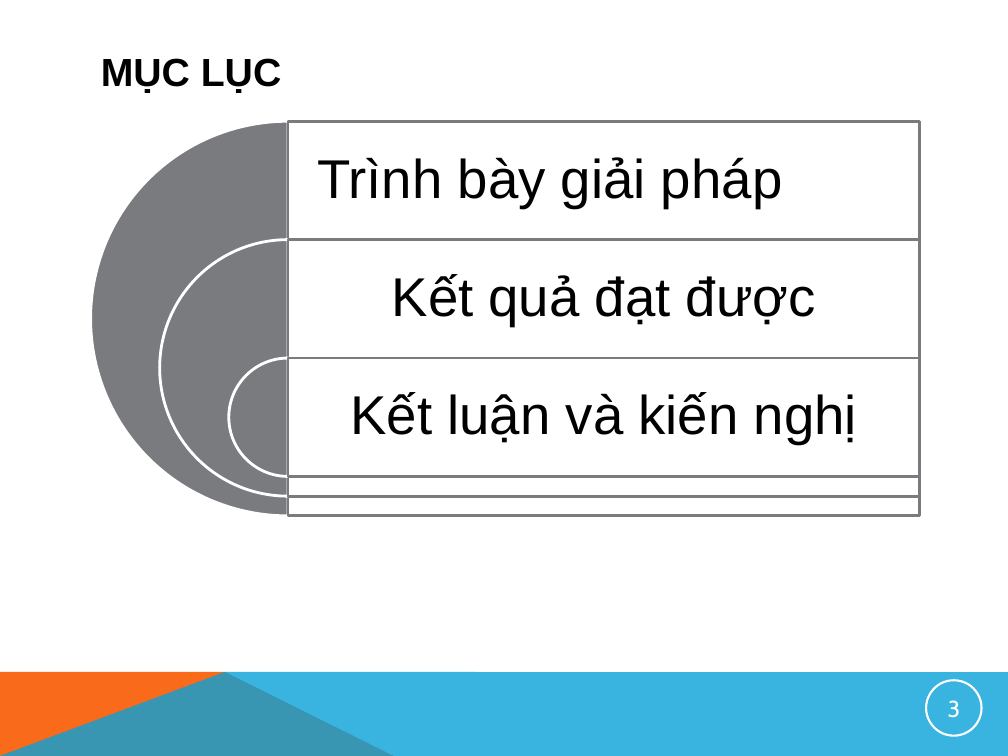
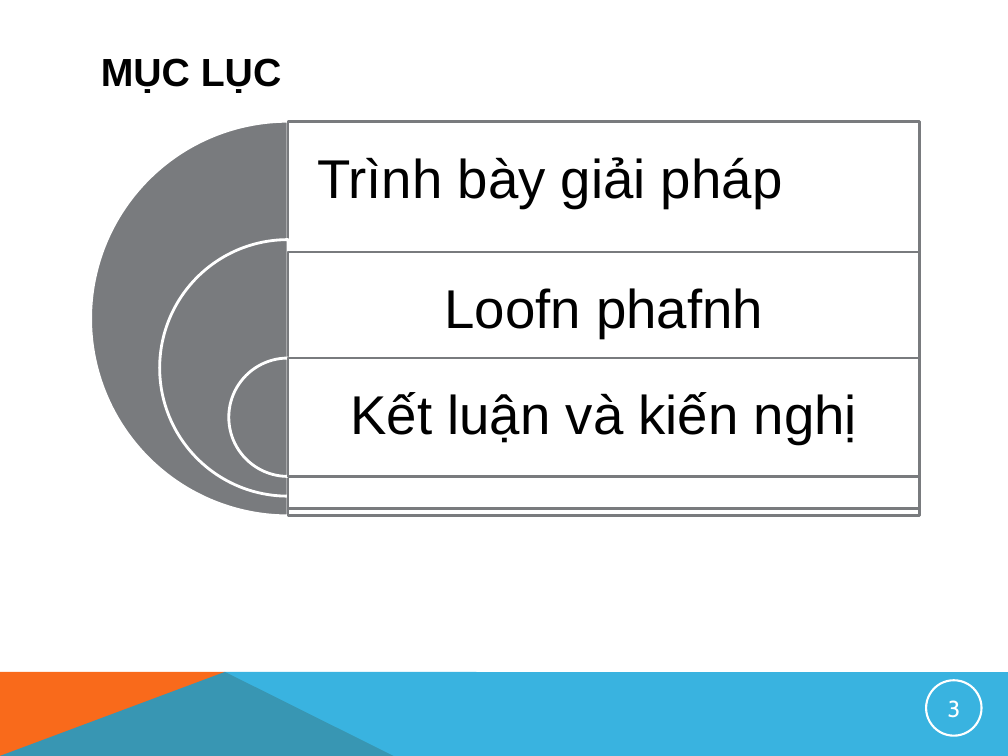
Before and after one commit to HoshikiShiro/Nhom4, a slide deck: slide 3 of Nhom4.pptx. Drawn at 1008x756 pixels with LibreOffice and Linux fonts; fonts in the diff are those of the drawing; background and template pictures are left out. Boxes give left, top, right and bottom in pixels: in the first picture for what was removed or moved away, otherwise in the second. Text is boxed around its words. In the diff, an @@ line names an element or a change of style, - is before the commit and + after.

Commit message:
lon tu
cac tu

```diff
--- a/Nhom4.pptx
+++ b/Nhom4.pptx
@@ rectangle: place and size @@
-rectangle at <box>288,240,920,496</box>
+rectangle at <box>288,252,920,508</box>
@@ text removed at <box>392,274,816,326</box> @@
-Kết quả đạt được
@@ text added at <box>444,288,763,338</box>, 39 pt, text #000000 @@
+Loofn phafnh
```
